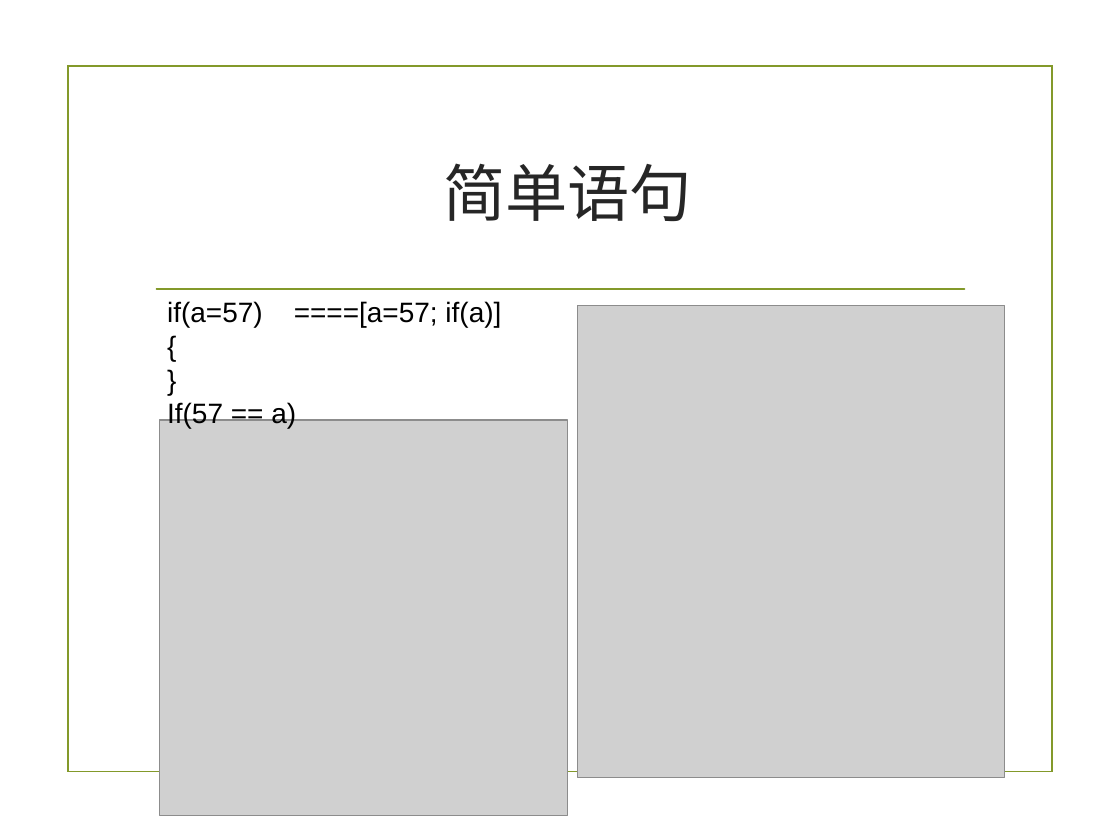
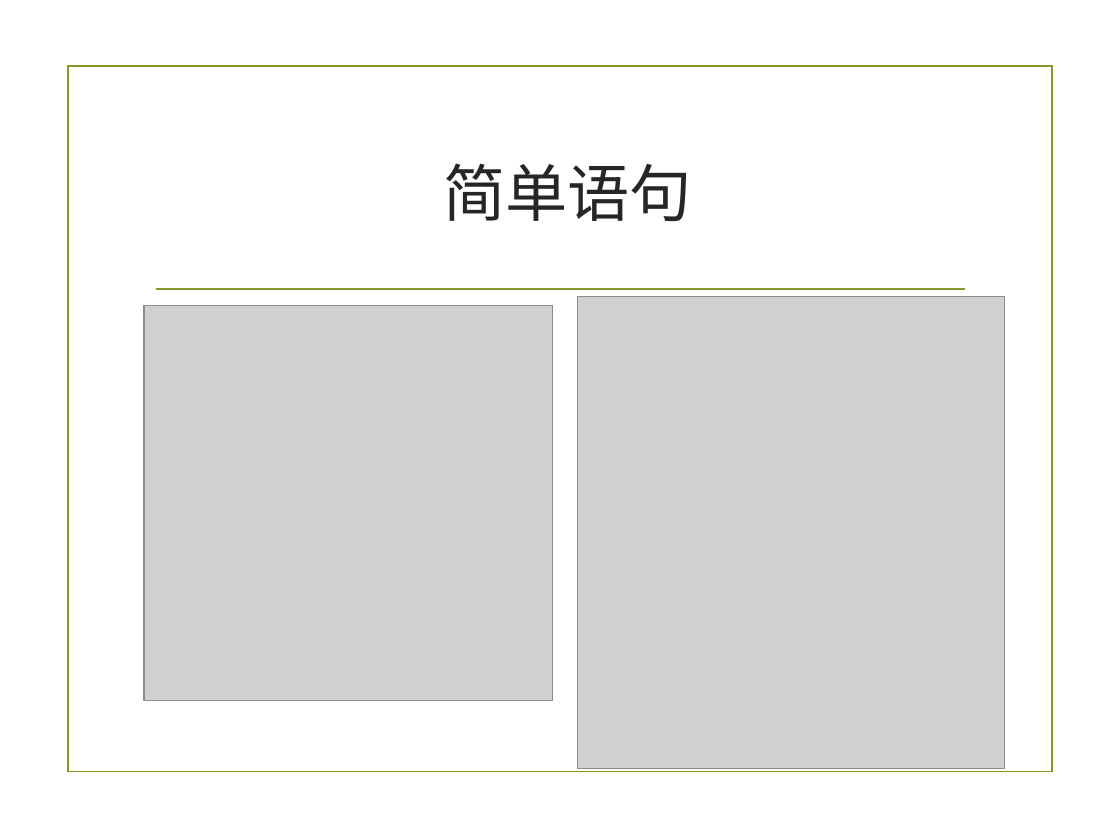
Before and after one commit to zuoshenghuang/curriculum, a slide deck: slide 32 of software/Ch_3_rules_demo.pptx. Drawn at 1120x840 pixels with LibreOffice and Linux fonts; fonts in the diff are those of the drawing; grey boxes stand for pictures; background and template pictures are left out. Boxes give left, top, right and bottom in pixels: in the first picture for what was removed or moved away, otherwise in the second. Text is boxed around its words. In the diff, an @@ line names an element or a change of style, - is before the commit and + after.

```diff
--- a/software/Ch_3_rules_demo.pptx
+++ b/software/Ch_3_rules_demo.pptx
@@ picture moved from (x1=578, y1=306, x2=1006, y2=778) to (x1=578, y1=297, x2=1006, y2=769) @@
@@ picture moved from (x1=159, y1=420, x2=568, y2=815) to (x1=144, y1=306, x2=553, y2=701) @@
@@ text removed at (x1=167, y1=301, x2=501, y2=428) @@
-if(a=57) ====[a=57; if(a)]
-{
-}
-If(57 == a)
```
Also in this commit, not shown: 5 other slides changed, 37 other files.
